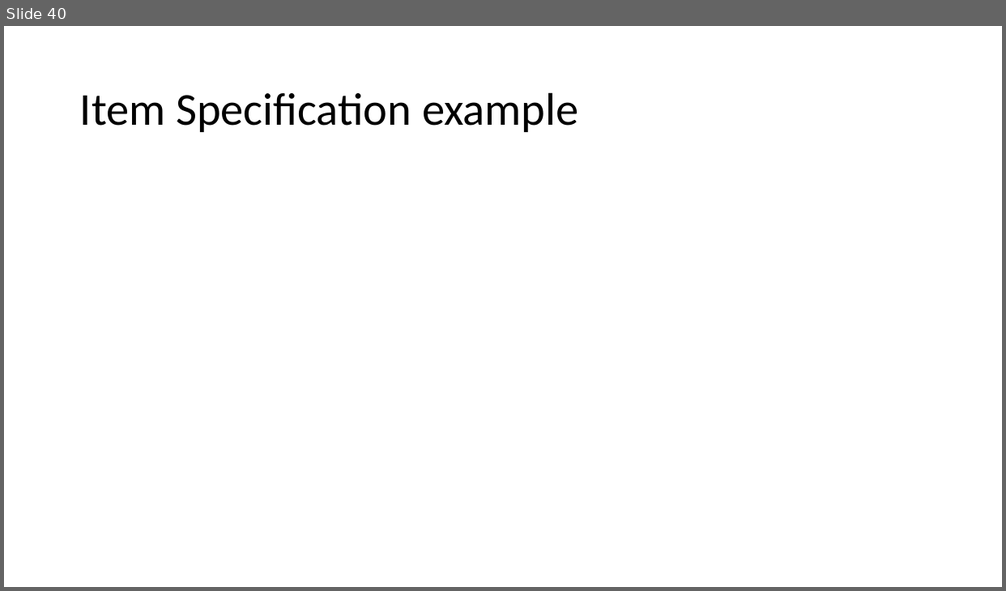
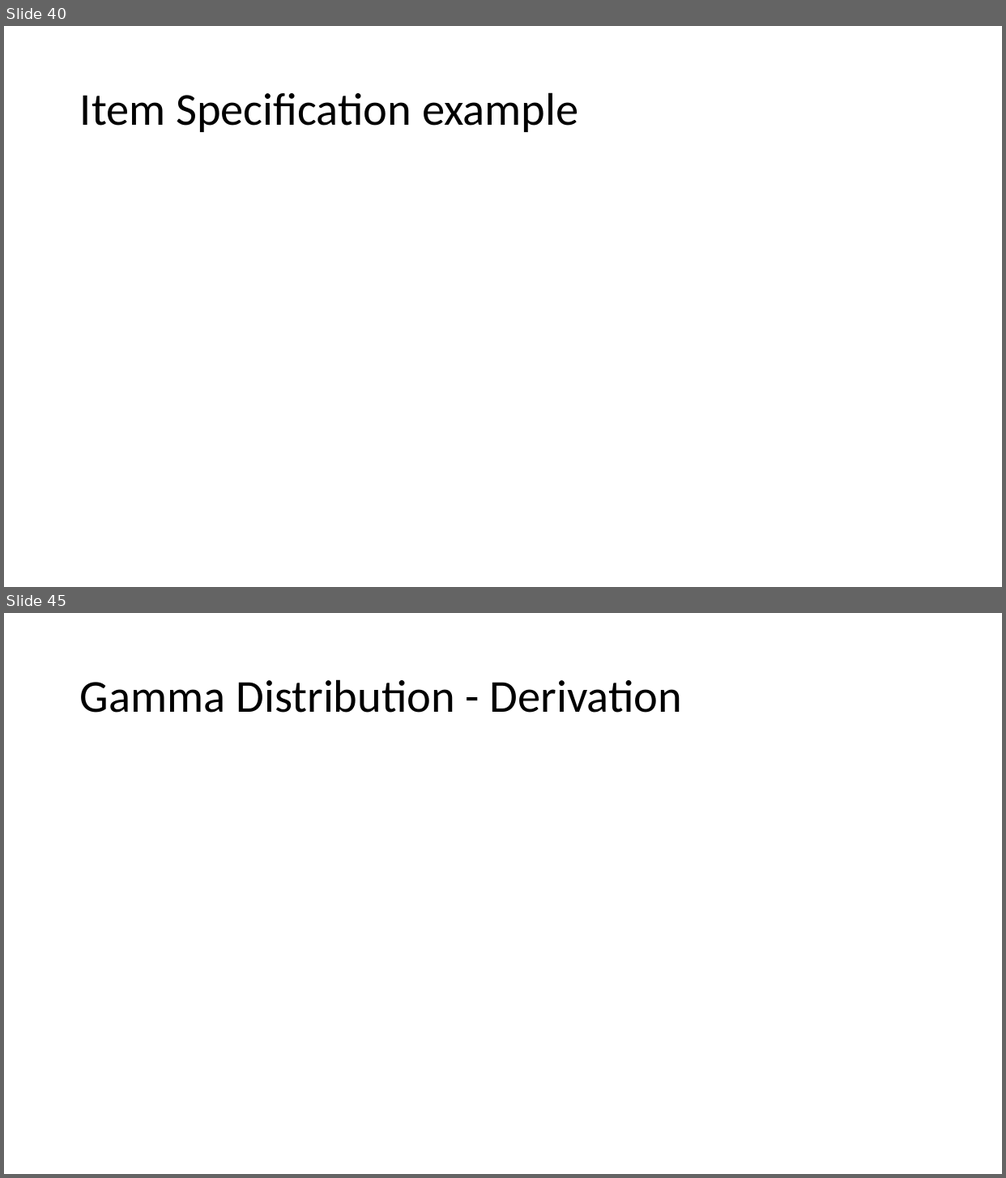
Before and after one commit to FlanFlanagan/misc_python, a slide deck: Distribution Examples.pptx. Shown one above the other, each under a label of ours: slide 40 before the commit, slides 40 and 45 after it; the slides between them are not shown. The pictures are 1006x591 and 1006x1178 pixels, drawn with LibreOffice and Linux fonts; fonts in the diff are those of the drawing; grey boxes stand for pictures. Boxes give left, top, right and bottom in pixels: in the first picture for what was removed or moved away, otherwise in the second. Text is boxed around its words. In the diff, an @@ line names an element or a change of style, - is before the commit and + after.

```diff
--- a/Distribution Examples.pptx
+++ b/Distribution Examples.pptx
@@ slide 45 added at bbox=[4, 613, 1002, 1174], background #FFFFFF @@
@@ title added at bbox=[80, 679, 682, 713], 44 pt, text #000000 @@
+Gamma Distribution - Derivation
```
Also in this commit, not shown: 28 other slides added, 10 other files.
